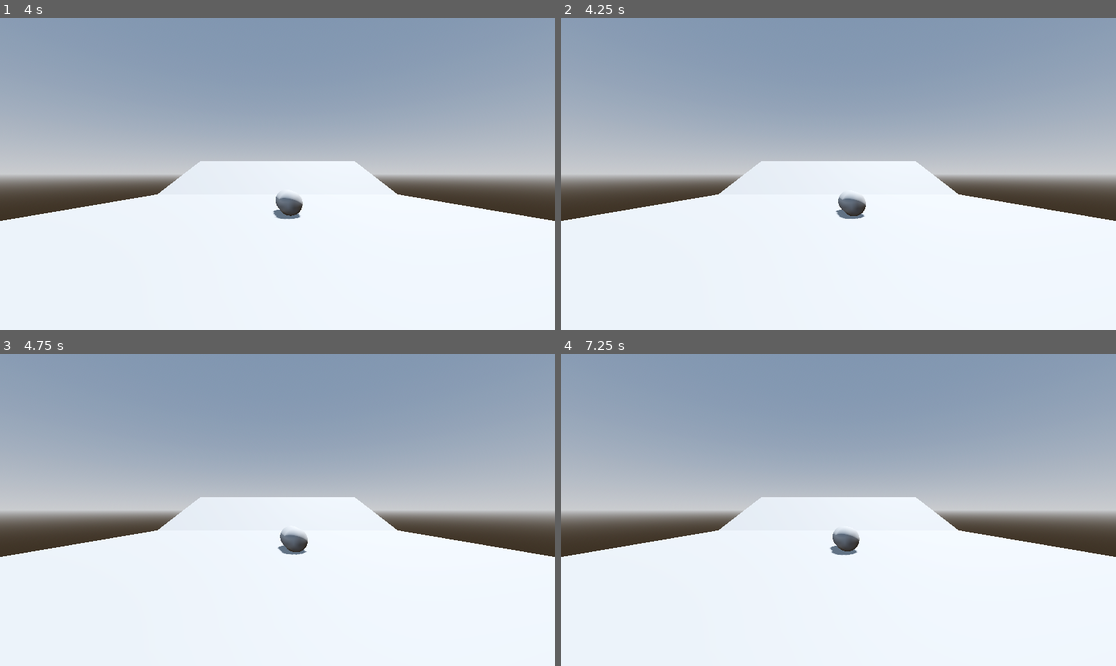
Above: before the commit, frames 1-4 (two rows, left to right).
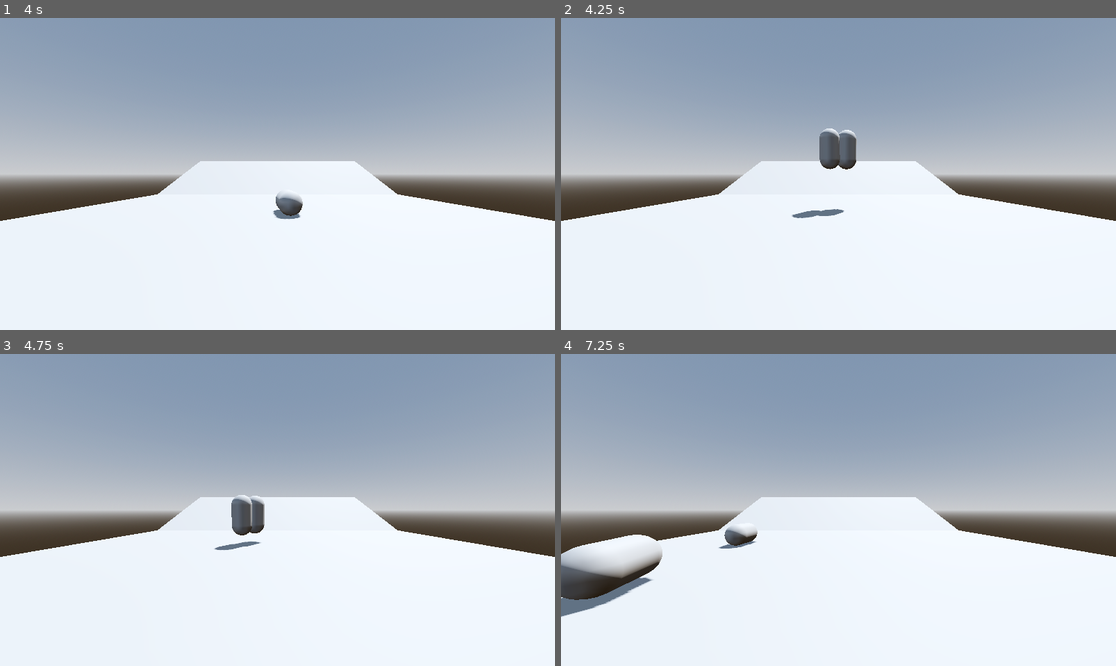
Above: after the commit, the same moments.

Repository: lentilinternational/TeamMobius
Game: Godot game, scene res://node_3d.tscn
The game is run twice, just before and just after one commit, with the same random seed, the same clock (stepped at 60 frames per second) and the same inputs.
Inputs:
- Up to frame 1 (4 s): hold Right (move_right) 0.53-1.28 s; tap one key every 0.75 s from 0.6 s: S (move_down2) W (move_forward2) A (move_left2) D (move_right2) S (move_down2); hold Down (move_down) 1.28-2.03 s; hold Right (move_right) 2.03-2.78 s; hold Up (move_forward) 2.78-3.53 s; hold Left (move_left) from 3.53 s (still down)
- Up to frame 2 (4.25 s): keep holding Left (move_left); tap R (reset) at 4.15 s
- Up to frame 3 (4.75 s): keep holding Left (move_left); tap W (move_forward2) at 4.35 s
- Up to frame 4 (7.25 s): release Left (move_left) at 5.03 s; hold Down (move_down) 5.03-5.78 s; tap A (move_left2) at 5.1 s; hold Right (move_right) 5.78-6.53 s; tap D (move_right2) at 5.85 s; hold Up (move_forward) from 6.53 s (still down); tap S (move_down2) at 6.6 s

Frame 1 is identical in both runs. In frame 2, 1.2% of the frame differs, in the area x 41-55%, y 35-65%; in frame 3, 1.1%; in frame 4, 3.4%, in the area x 0-54%, y 55-85%.

Commit message:
Reset Button
Press R to reset all player positions.

Diff:
--- a/assignment_2/node_3d.gd
+++ b/assignment_2/node_3d.gd
@@ -1 +1,5 @@
 extends Node3D
+
+func _input(event):
+	if event.is_action_pressed("reset"):
+		get_tree().reload_current_scene()
